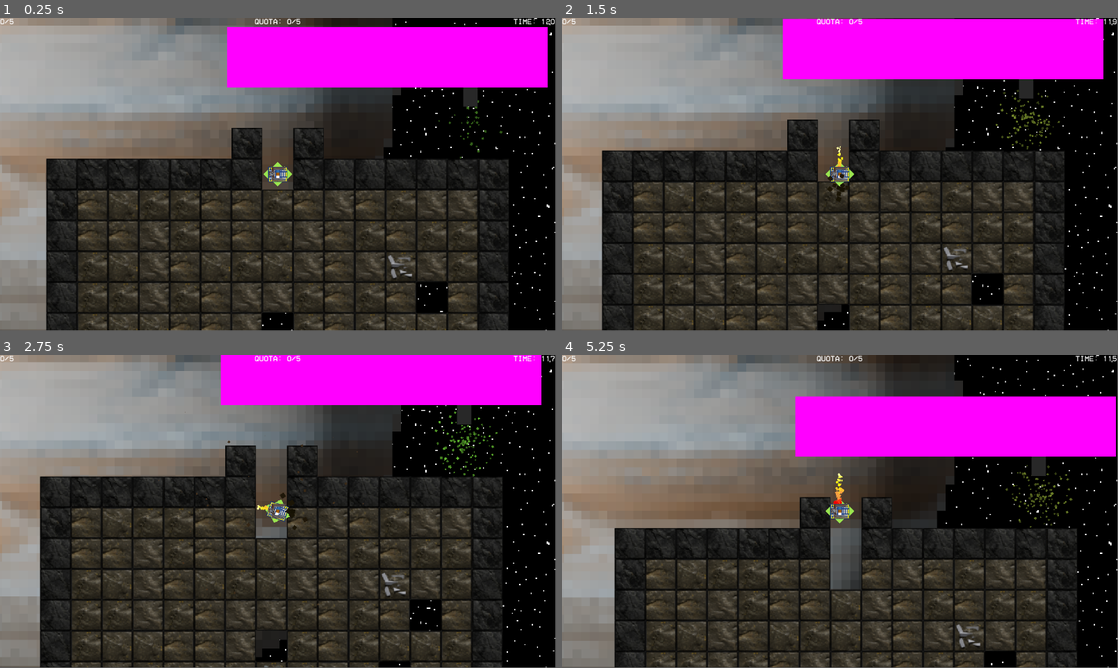
Above: before the commit, frames 1-4 (two rows, left to right).
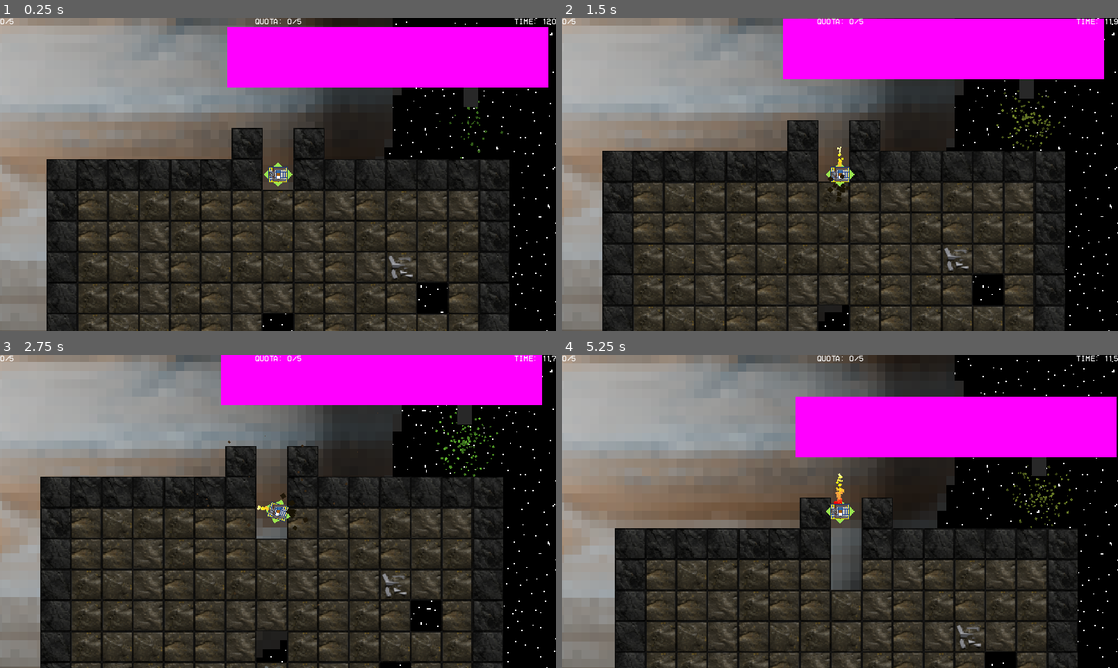
Above: after the commit, the same moments.

Repository: MissionToPsyche-Iridium/iridium_21q_web_game-csu
Game: Godot game, scene res://Scenes/pre.tscn
Same seed, same stepped clock (60 frames per second), same inputs: the game is played once before the commit and once after it.
Inputs (mouse positions are in pixels of both pictures, inside the frame that each line leads up to):
- Up to frame 1 (0.25 s): no input
- Up to frame 2 (1.5 s): move the mouse to (962, 158) at 0.52 s; hold D (right) 0.53-1.28 s; tap Space (Leave) at 0.6, 1.35 s; move the mouse to (728, 190) at 1.27 s; hold S (down) from 1.28 s (still down)
- Up to frame 3 (2.75 s): move the mouse to (333, 442) at 2.02 s; release S (down) at 2.03 s; hold D (right) from 2.03 s (still down); tap Space (Leave) at 2.1 s
- Up to frame 4 (5.25 s): move the mouse to (812, 574) at 2.77 s; release D (right) at 2.78 s; hold W (up) 2.78-3.53 s; tap Space (Leave) every 0.75 s from 2.85 to 5.1 s; move the mouse to (1006, 558) at 3.52 s; hold A (left) 3.53-5.03 s; move the mouse to (673, 464) at 4.27 s; move the mouse to (867, 511) at 5.02 s; hold S (down) from 5.03 s (still down)
In our replay, the window is 799x449 before the commit and 800x450 after it. These sizes can differ from the game's own. Grey fills any space a smaller window leaves; there, only what the larger window draws over its background counts as a difference.

The runs differ from the first frame. In frame 1, 2.7% of the frame differs, in the area x 0-100%, y 0-100%; in frame 2, 2.9%; in frame 3, 3.1%; in frame 4, 2.9%.

Commit message:
fixing errors in project.godot and item.gd

Diff:
--- a/Assets/items/base/item.gd
+++ b/Assets/items/base/item.gd
@@ -11,7 +11,7 @@
 @export var maxstacks: int #if stackable = true, what are the max stacks of the item? -1 = no limit.
 @export var sprite: Texture2D #Image of the item.
 
-func _init(p_name: String, p_tooltip: String, p_rarity: int, p_price: int, p_stackable: bool, p_maxstacks: int, p_sprite: Texture2D) -> void:
+func _init(p_name: String, p_tooltip: String, p_rarity: int, p_price: int, p_maxstacks: int, p_sprite: Texture2D) -> void:
 	name = p_name
 	tooltip = p_tooltip
 	rarity = p_rarity
--- a/project.godot
+++ b/project.godot
@@ -27,6 +27,10 @@
 Settings="*res://scripts/settings.gd"
 Itemdict="*res://Assets/items/base/itemdict.gd"
 CurrencyManager="*res://scripts/CurrencyManager.gd"
+
+[display]
+
+window/stretch/mode="canvas_items"
 
 [dotnet]
 
